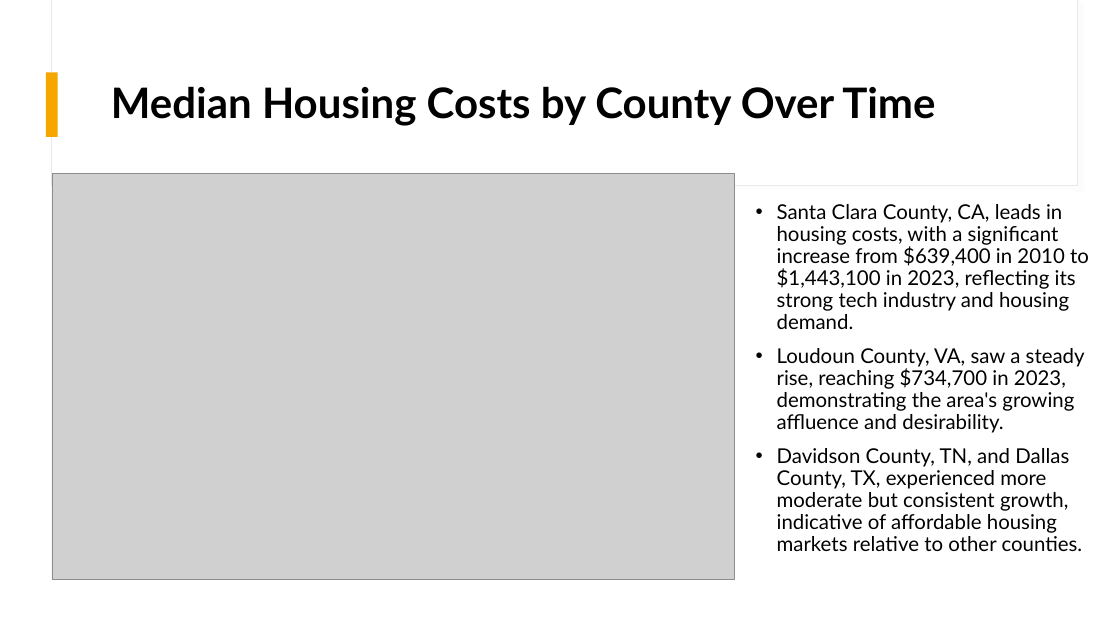
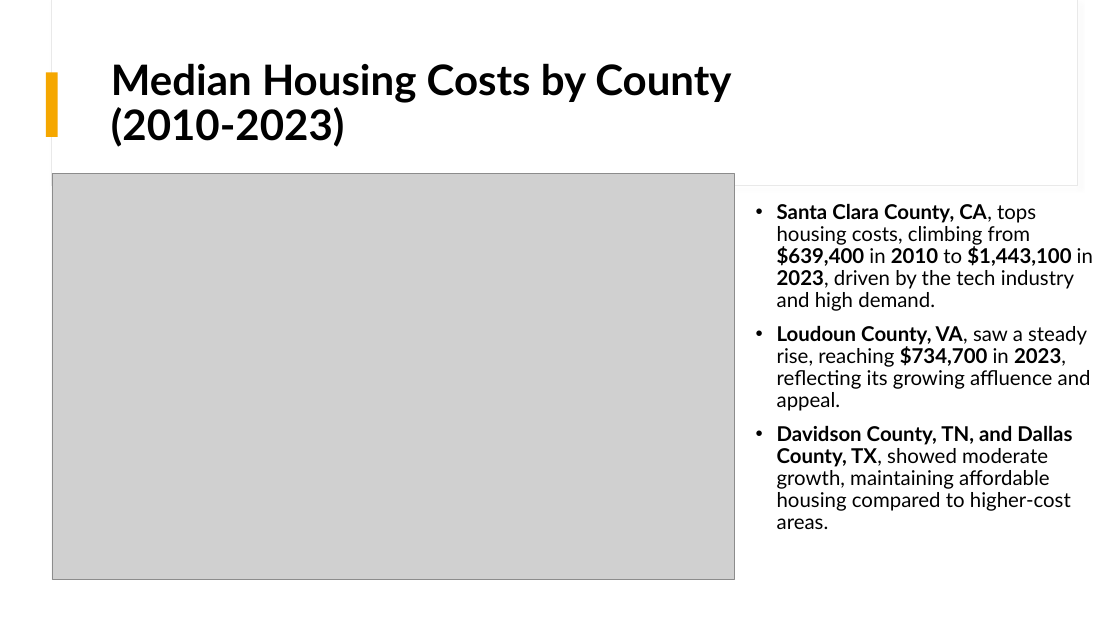
Before and after one commit to Akemp787/Loudoun_County_Growth_Study, a slide deck: slide 14 of presentation/Loudoun County Growth Study.pptx (slide 15 before the commit). Drawn at 1120x630 pixels with LibreOffice and Linux fonts; fonts in the diff are those of the drawing; grey boxes stand for pictures. Boxes give left, top, right and bottom in pixels: in the first picture for what was removed or moved away, otherwise in the second. Text is boxed around its words. In the diff, an @@ line names an element or a change of style, - is before the commit and + after.

Commit message:
Loudoun County Growth Study

```diff
--- a/presentation/Loudoun County Growth Study.pptx
+++ b/presentation/Loudoun County Growth Study.pptx
@@ title at (111, 63, 731, 147): text changed @@
-Median Housing Costs by County Over Time
+Median Housing Costs by County
+(2010-2023)
@@ text at (777, 204, 1093, 529): text changed @@
-• Santa Clara County, CA, leads in housing costs, with a significant increase from $639,400 in 2010 to $1,443,100 in 2023, reflecting its strong tech industry and housing demand.
-• Loudoun County, VA, saw a steady rise, reaching $734,700 in 2023, demonstrating the area's growing affluence and desirability.
-• Davidson County, TN, and Dallas County, TX, experienced more moderate but consistent growth, indicative of affordable housing markets relative to other counties.
+• Santa Clara County, CA, tops housing costs, climbing from $639,400 in 2010 to $1,443,100 in 2023, driven by the tech industry and high demand.
+• Loudoun County, VA, saw a steady rise, reaching $734,700 in 2023, reflecting its growing affluence and appeal.
+• Davidson County, TN, and Dallas County, TX, showed moderate growth, maintaining affordable housing compared to higher-cost areas.
```
Also in this commit, not shown: 11 other slides changed, 6 slides added, 1 slide removed, 17 other files.
